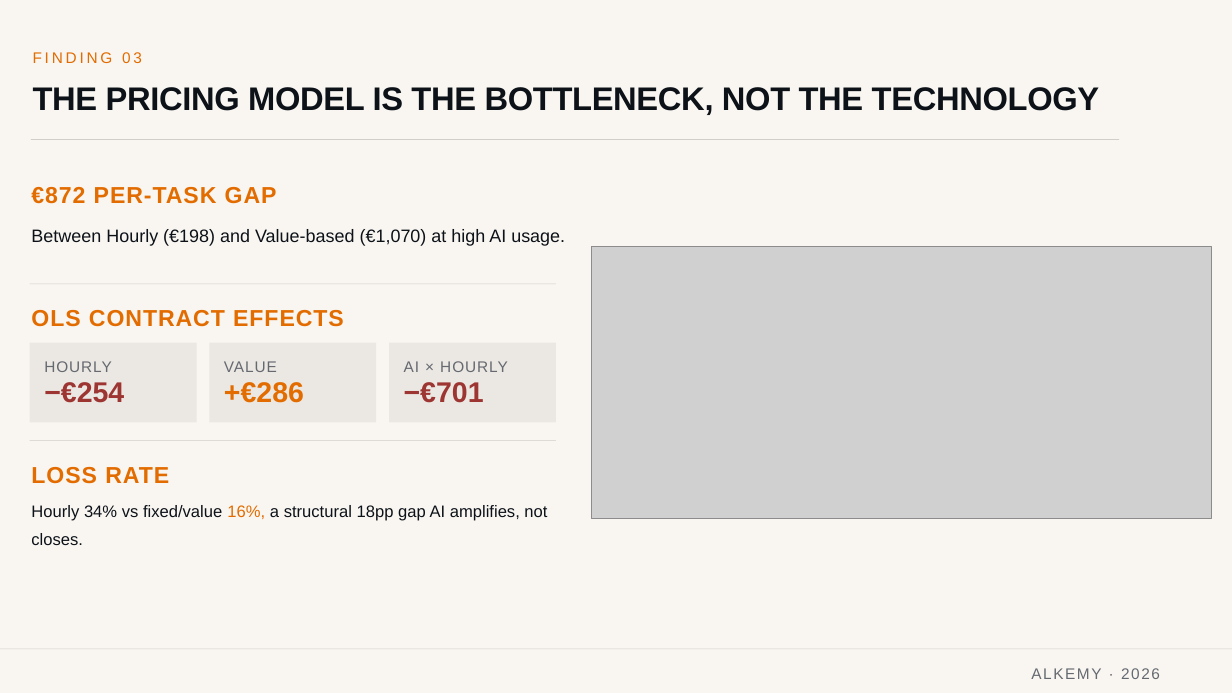
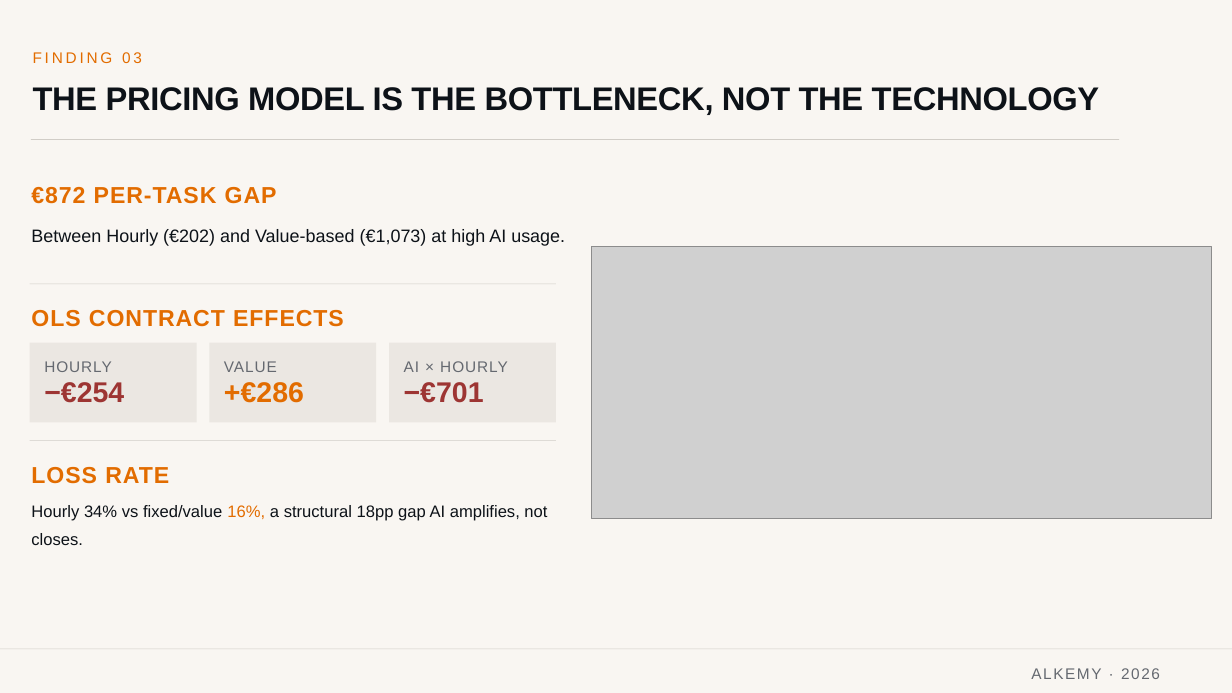
Before and after one commit to tabbba/Machine-Learning-810161, a slide deck: slide 7 of Alkemy_Business_Presentation_1final1.pptx. Drawn at 1232x693 pixels with LibreOffice and Linux fonts; fonts in the diff are those of the drawing; grey boxes stand for pictures. Boxes give left, top, right and bottom in pixels: in the first picture for what was removed or moved away, otherwise in the second. Text is boxed around its words. In the diff, an @@ line names an element or a change of style, - is before the commit and + after.

```diff
--- a/Alkemy_Business_Presentation_1final1.pptx
+++ b/Alkemy_Business_Presentation_1final1.pptx
@@ text at box(31, 229, 565, 246): text changed @@
-Between Hourly (€198) and Value-based (€1,070) at high AI usage.
+Between Hourly (€202) and Value-based (€1,073) at high AI usage.
```
Also in this commit, not shown: 1 other slide changed.
